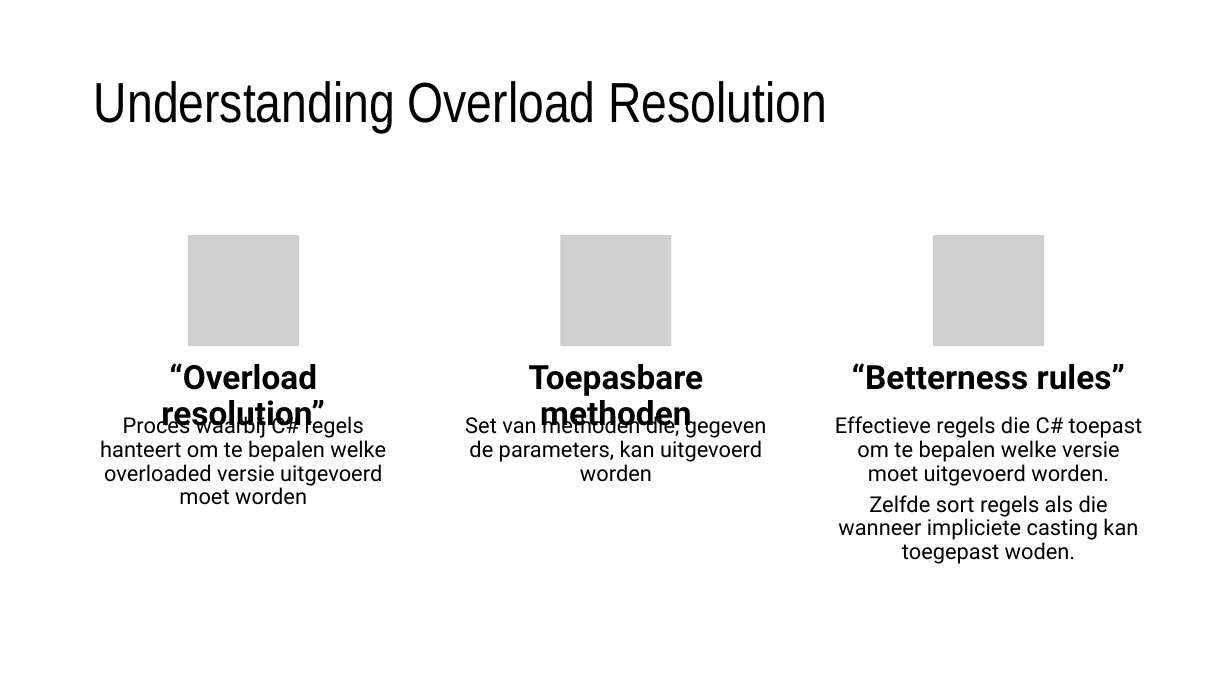
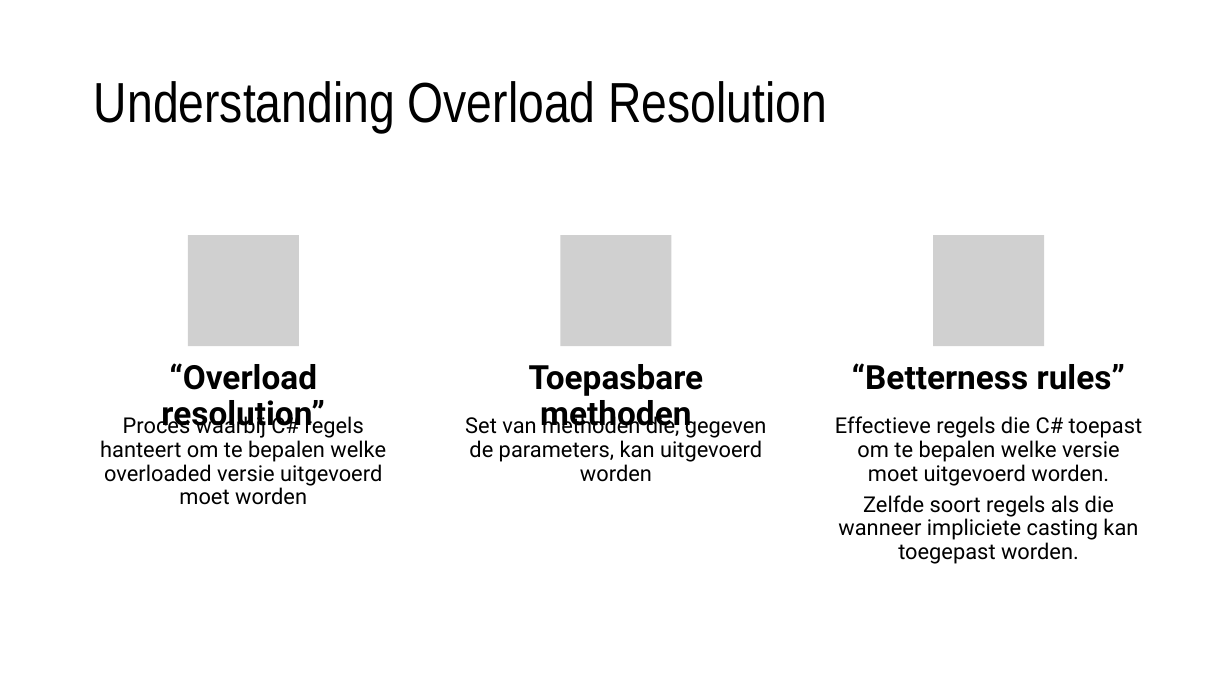
Before and after one commit to timdams/csharpbook, a slide deck: slide 11 of _SLIDES/2020_DEEL1/H7-Methoden/H7-3-advanced methods.pptx. Drawn at 1232x693 pixels with LibreOffice and Linux fonts; fonts in the diff are those of the drawing; grey boxes stand for pictures; background and template pictures are left out. Boxes give left, top, right and bottom in pixels: in the first picture for what was removed or moved away, otherwise in the second. Text is boxed around its words. In the diff, an @@ line names an element or a change of style, - is before the commit and + after.

```diff
--- a/_SLIDES/2020_DEEL1/H7-Methoden/H7-3-advanced methods.pptx
+++ b/_SLIDES/2020_DEEL1/H7-Methoden/H7-3-advanced methods.pptx
@@ text at (838, 495, 1138, 564): text changed @@
-Zelfde sort regels als die wanneer impliciete casting kan toegepast woden.
+Zelfde soort regels als die wanneer impliciete casting kan toegepast worden.
```
Also in this commit, not shown: 5 other slides changed, 5 other files.
